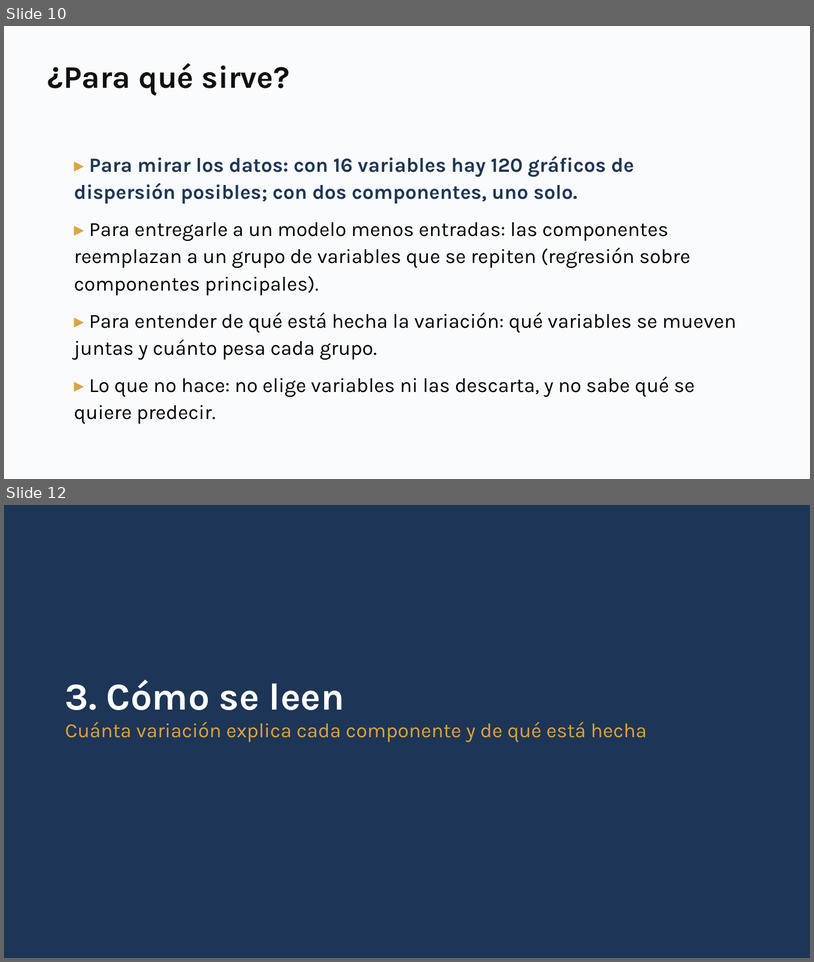
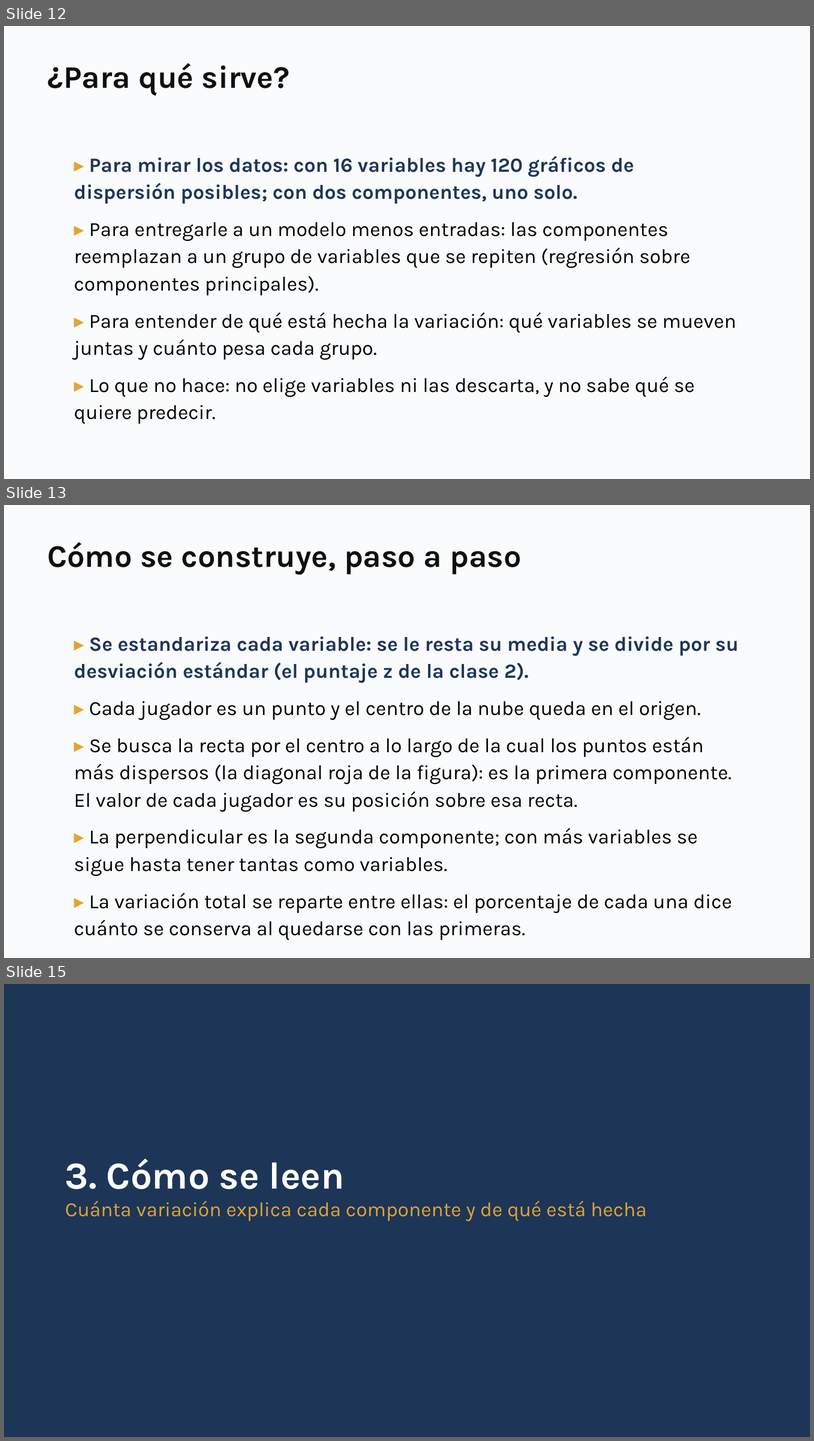
Before and after one commit to daniopitz/diplomado-cdd, a slide deck: presentaciones/clase08_componentes_principales.pptx. Shown one above the other, each under a label of ours: slides 10 and 12 before the commit, slides 12, 13 and 15 after it; the slides between them are not shown. The pictures are 814x962 and 814x1441 pixels, drawn with LibreOffice and Linux fonts; fonts in the diff are those of the drawing. Boxes give left, top, right and bottom in pixels: in the first picture for what was removed or moved away, otherwise in the second. Text is boxed around its words. In the diff, an @@ line names an element or a change of style, - is before the commit and + after.

```diff
--- a/presentaciones/clase08_componentes_principales.pptx
+++ b/presentaciones/clase08_componentes_principales.pptx
@@ slide 13 added at (4, 505, 810, 958), background #FFFFFF @@
@@ rectangle added at (4, 505, 810, 958), fill #FAFBFC @@
@@ text added at (47, 542, 521, 574), 28 pt, text #0F0F0F, bold @@
+Cómo se construye, paso a paso
@@ text added at (74, 636, 739, 913), 18 pt, text #000000 @@
+▸ Se estandariza cada variable: se le resta su media y se divide por su desviación estándar (el puntaje z de la clase 2).
+▸ Cada jugador es un punto y el centro de la nube queda en el origen.
+▸ Se busca la recta por el centro a lo largo de la cual los puntos están más dispersos (la diagonal roja de la figura): es la primera componente. El valor de cada jugador es su posición sobre esa recta.
+▸ La perpendicular es la segunda componente; con más variables se sigue hasta tener tantas como variables.
+▸ La variación total se reparte entre ellas: el porcentaje de cada una dice cuánto se conserva al quedarse con las primeras.
@@ what was slide 10 is now slide 12 @@
@@ what was slide 12 is now slide 15 @@
```
Also in this commit, not shown: 2 slides changed, 3 other slides added, 1 slide removed, 3 other files.
